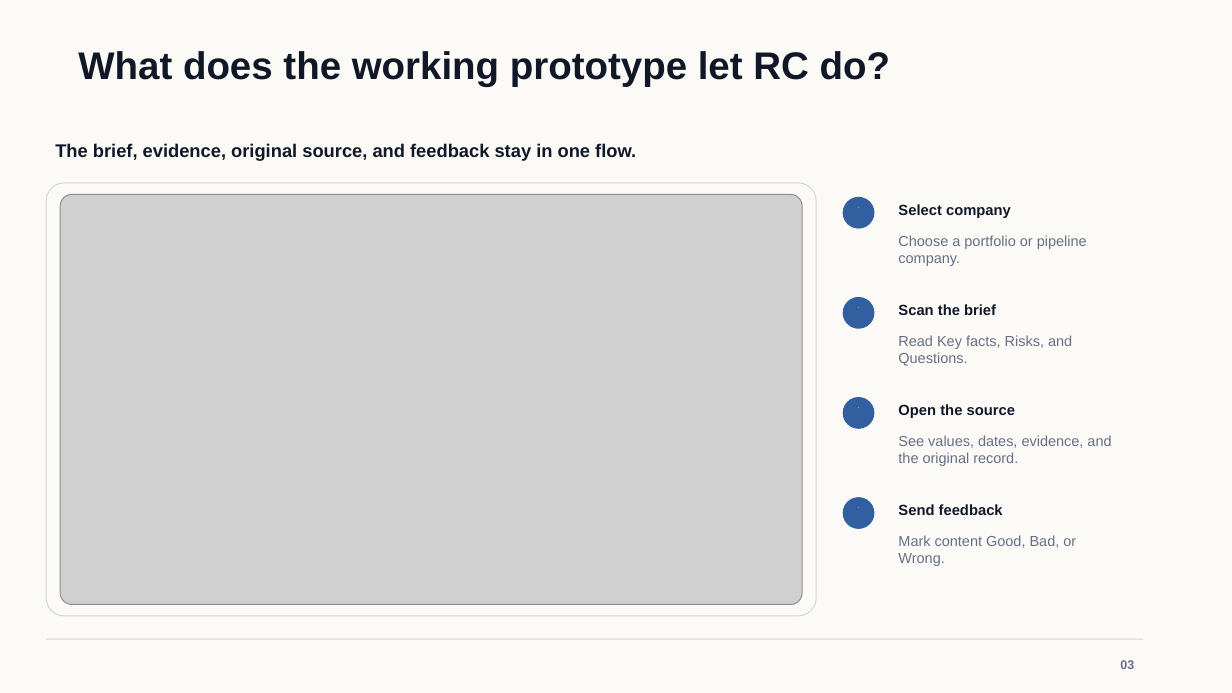
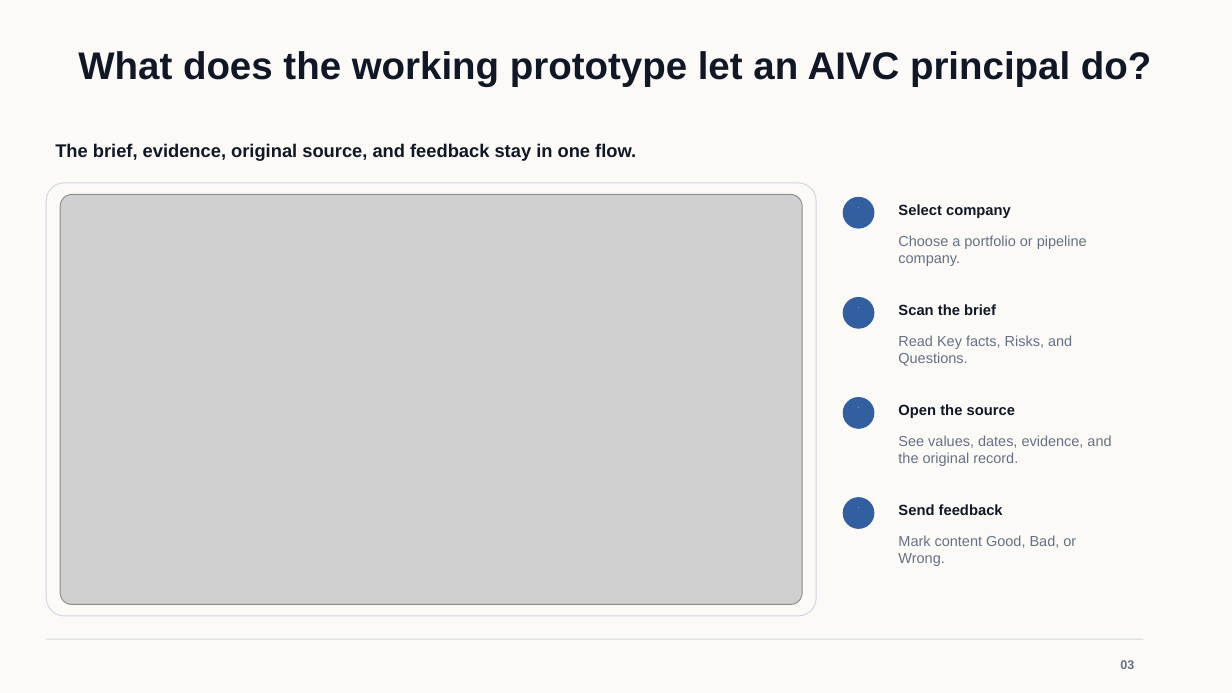
Before and after one commit to osuthorpe/LENS-POC, a slide deck: slide 3 of docs/AVIC-Portfolio-Intelligence-Brief.pptx. Drawn at 1232x693 pixels with LibreOffice and Linux fonts; fonts in the diff are those of the drawing; grey boxes stand for pictures. Boxes give left, top, right and bottom in pixels: in the first picture for what was removed or moved away, otherwise in the second. Text is boxed around its words. In the diff, an @@ line names an element or a change of style, - is before the commit and + after.

```diff
--- a/docs/AVIC-Portfolio-Intelligence-Brief.pptx
+++ b/docs/AVIC-Portfolio-Intelligence-Brief.pptx
@@ text at [78, 51, 1151, 87]: text changed @@
-What does the working prototype let RC do?
+What does the working prototype let an AIVC principal do?
```
Also in this commit, not shown: 11 other slides changed, 18 other files.
